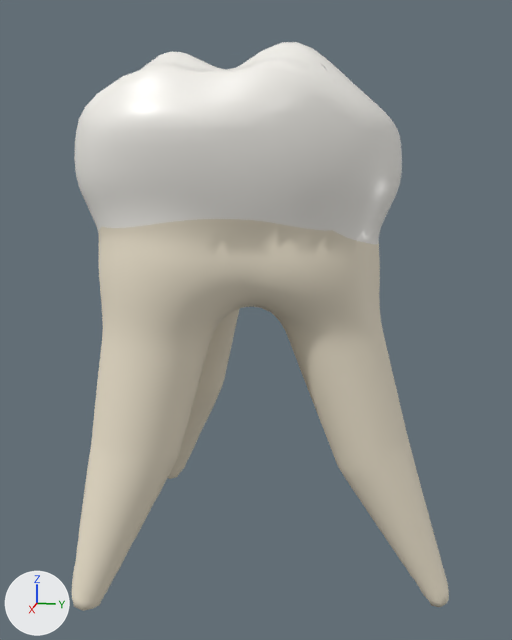
The glTF model public/models/teeth/55.glb: old version first, new version second.
Camera for both pictures: a 50 mm camera at (23.1, 5.0, 2.8) aimed at (0.0, 0.4, -3.0). The lights are fixed; the arrows at lower left show +X, +Y and +Z. The first picture is the older version. Where no turn or scale is listed for an object, it has been applied to the vertices.

Names of what the first picture shows: 'L', 'M', 'O', 'V', 'root'.
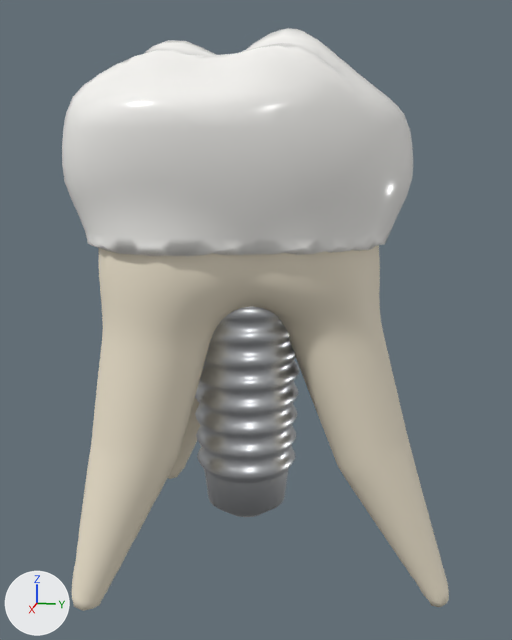
Where the newer file only moved an object's origin or applied its transform, the numbers keep the older frame.

Changed parts and their boxes [x1, y1, x2, y2] in the pictures (512 x 640 px):
'crown', added: after [62, 28, 413, 256]
'implant', added: after [195, 307, 299, 517]
'M', unchanged, covered by the edit: before [80, 59, 348, 231]
'L', unchanged, covered by the edit: before [317, 58, 402, 244]
'O', unchanged, covered by the edit: before [140, 42, 325, 71]

What the commit changed:
Material 'titanium' (mat_titanium) is new.
Its base color is (0.72, 0.74, 0.77) (light grey #dddfe3).
Its metallic is 1.0.
Its roughness is 0.35.
Material 'ceramic' (mat_ceramic) is new.
Its base color is (0.97, 0.96, 0.93) (white #fcfaf7).
Its roughness is 0.2.
Mesh me_implant is new.
It has 1058 vertices, 2112 faces and spans x -1.98..1.98, y -1.98..1.98, z -6.7..6.7.
It uses material mat_titanium (light grey #dddfe3).
Mesh me_crown is new.
It has 1520 vertices, 3036 faces and spans x -4.59..4.59, y -5.35..5.35, z -3.18..3.18.
It uses material mat_ceramic (white #fcfaf7).
Object 'implant' (ob_implant) is new; it shows me_implant.
Its location is (0.0, 0.0, -3.5).
Object 'crown' (ob_crown) is new; it shows me_crown.
Its location is (0.0, 0.0, 2.88).
